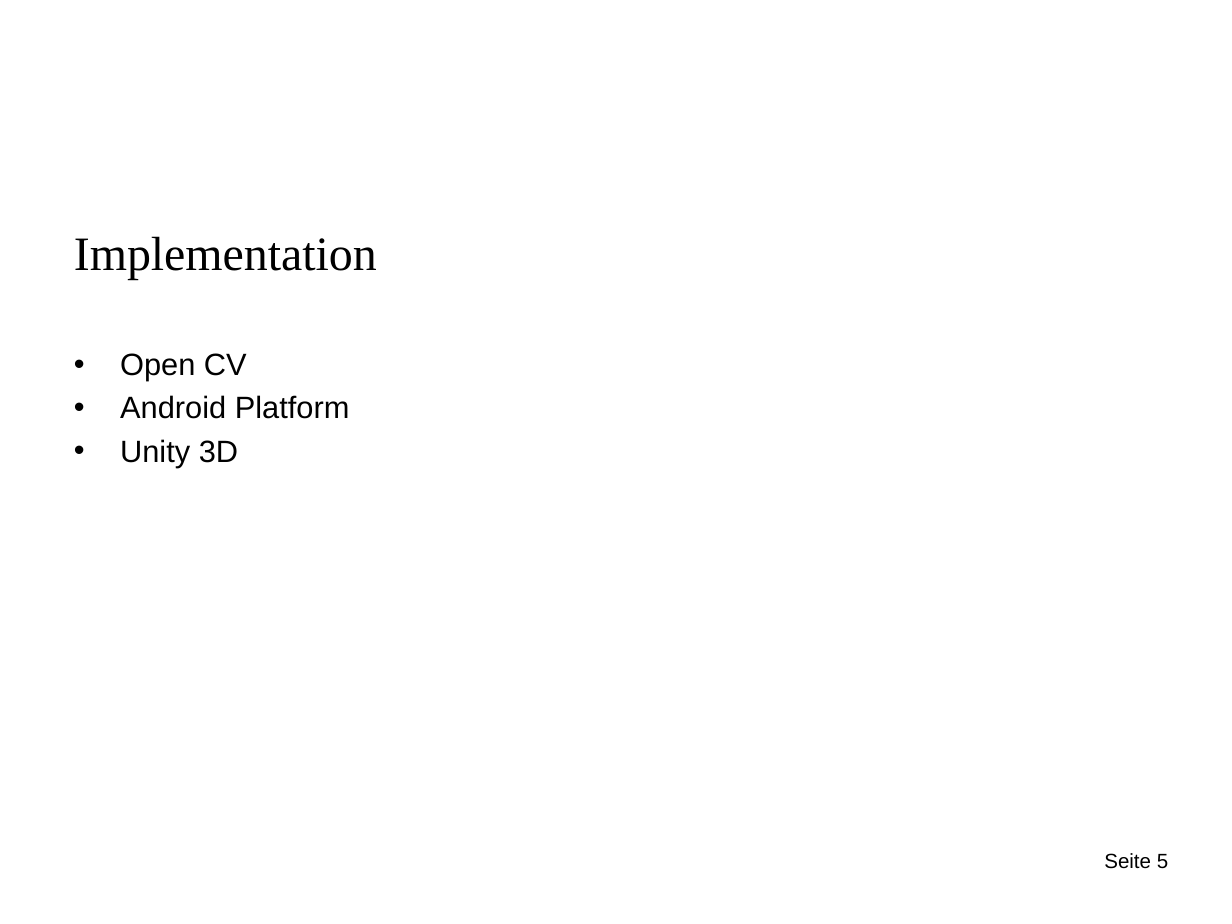
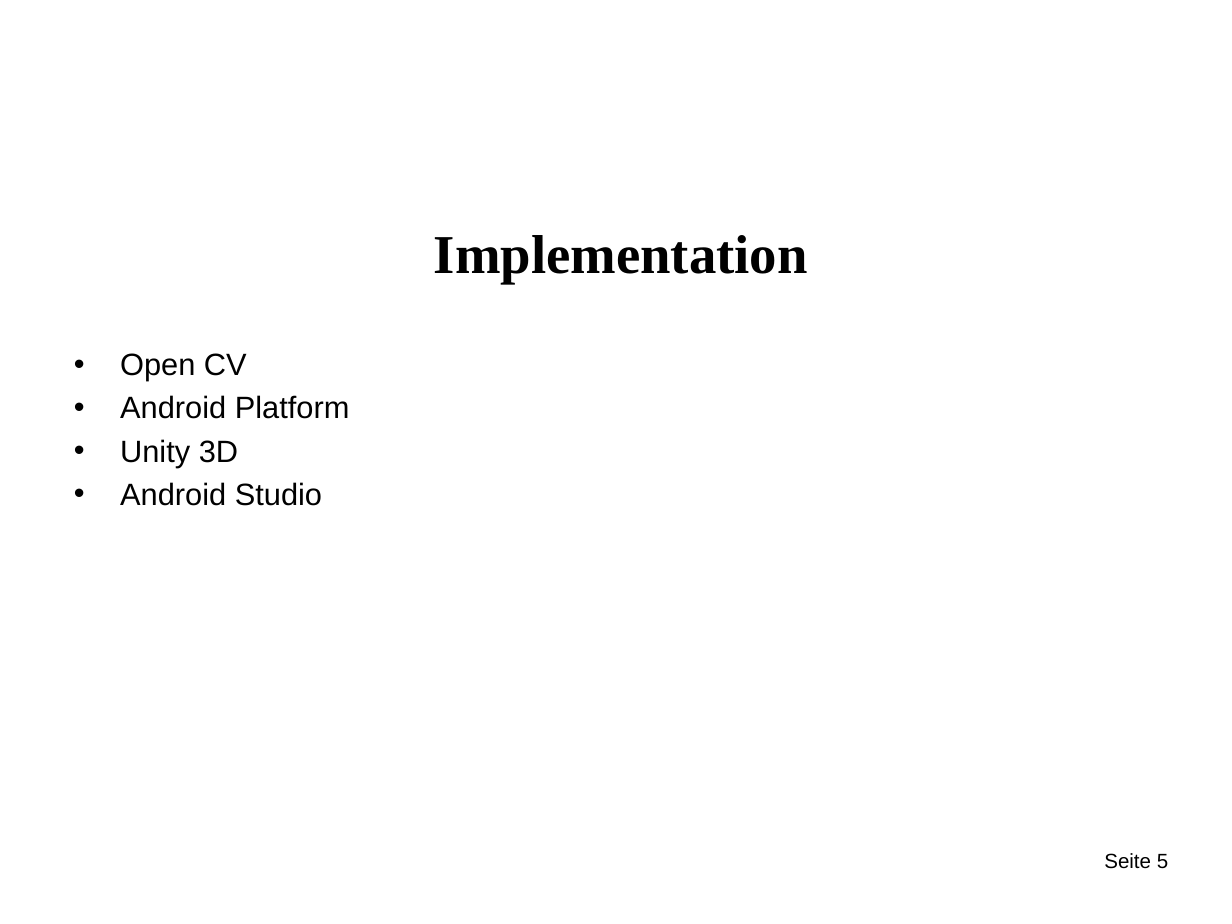
Before and after one commit to MythriManjunath/MarkerlessAR, a slide deck: slide 6 of docs/MarkerlessAR_FinalDemo.pptx. Drawn at 1232x924 pixels with LibreOffice and Linux fonts; fonts in the diff are those of the drawing; background and template pictures are left out. Boxes give left, top, right and bottom in pixels: in the first picture for what was removed or moved away, otherwise in the second. Text is boxed around its words. In the diff, an @@ line names an element or a change of style, - is before the commit and + after.

```diff
--- a/docs/MarkerlessAR_FinalDemo.pptx
+++ b/docs/MarkerlessAR_FinalDemo.pptx
@@ title "Implementation" at (434, 235, 808, 284): size 28 to 32 pt, bold on; alignment left to centre @@
@@ text at (120, 482, 322, 506): paragraph added @@
+• Android Studio
```
Also in this commit, not shown: 7 other slides changed, 1 slide added.
